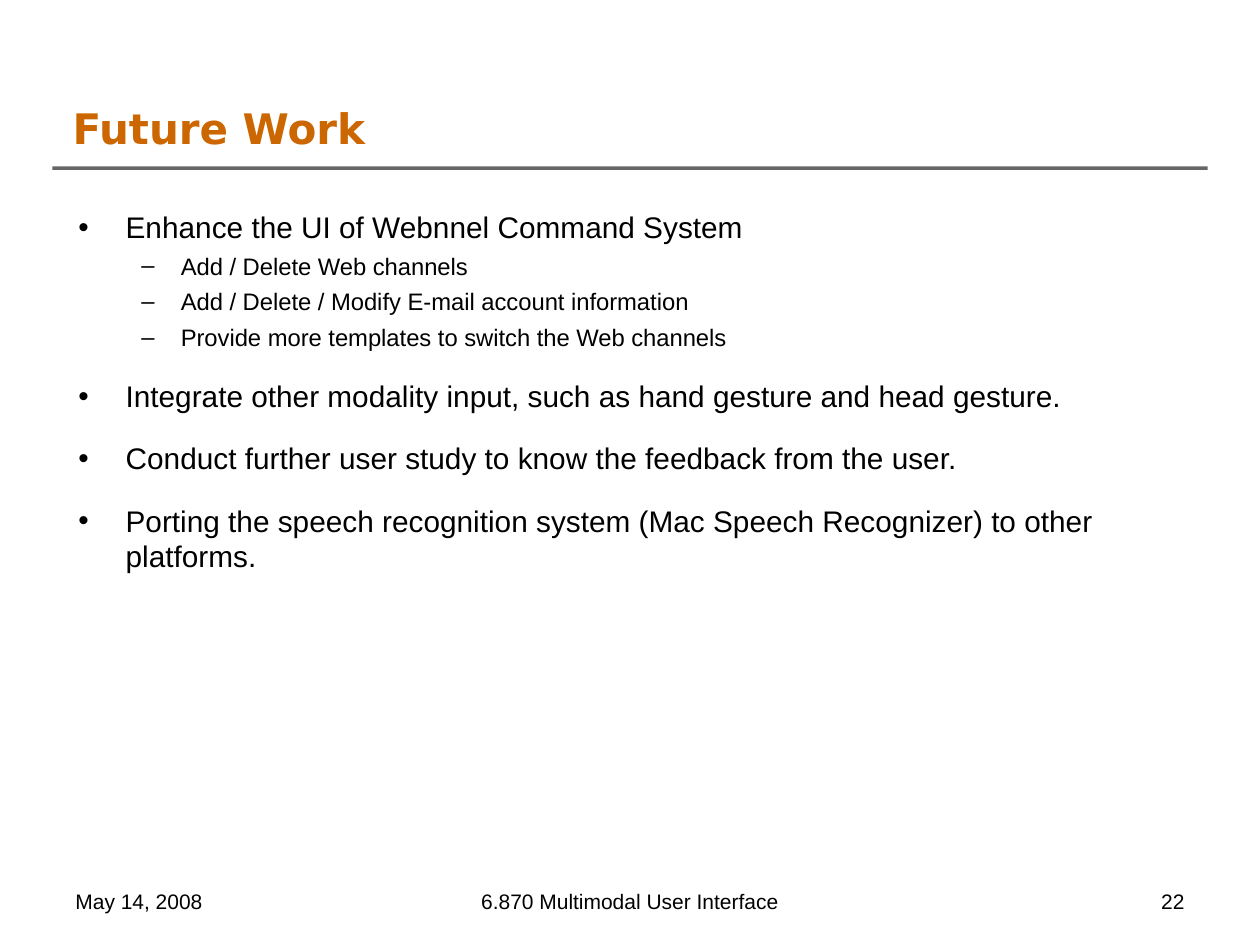
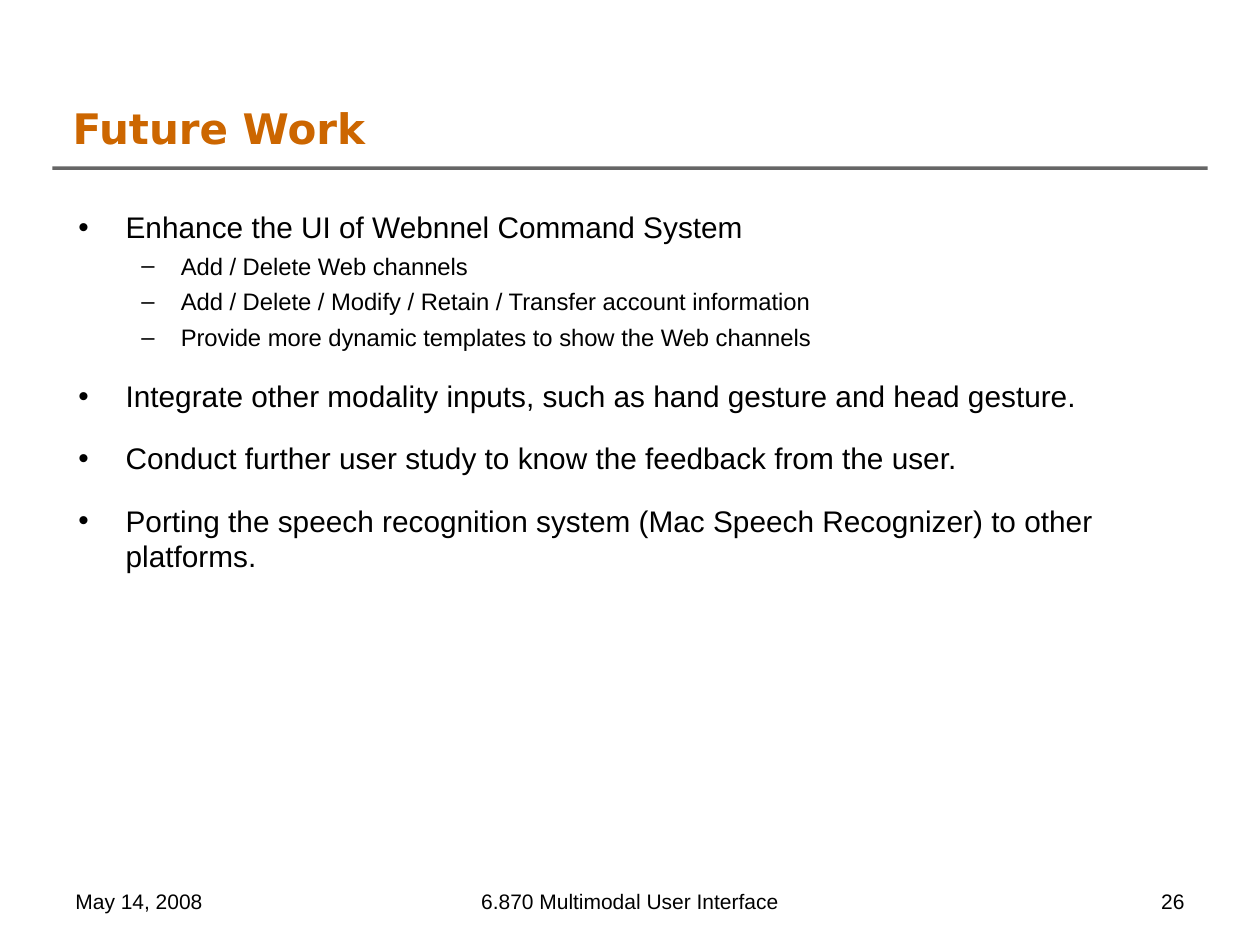
Before and after one commit to oshanis/webnnel, a slide deck: slide 26 of docs/6.870 Final Project Presentation.ppt (slide 22 before the commit). Drawn at 1260x945 pixels with LibreOffice and Linux fonts; fonts in the diff are those of the drawing; background and template pictures are left out. Boxes give left, top, right and bottom in pixels: in the first picture for what was removed or moved away, otherwise in the second. Text is boxed around its words. In the diff, an @@ line names an element or a change of style, - is before the commit and + after.

```diff
--- a/docs/6.870 Final Project Presentation.ppt
+++ b/docs/6.870 Final Project Presentation.ppt
@@ text at (126,292,1076,413): text changed @@
-  – Add / Delete / Modify E-mail account information
-  – Provide more templates to switch the Web channels
-• Integrate other modality input, such as hand gesture and head gesture.
+  – Add / Delete / Modify / Retain / Transfer account information
+  – Provide more dynamic templates to show the Web channels
+• Integrate other modality inputs, such as hand gesture and head gesture.
@@ page number at (1161,894,1184,910): text changed @@
-22
+26
```
Also in this commit, not shown: 8 other slides changed, 4 slides added.
